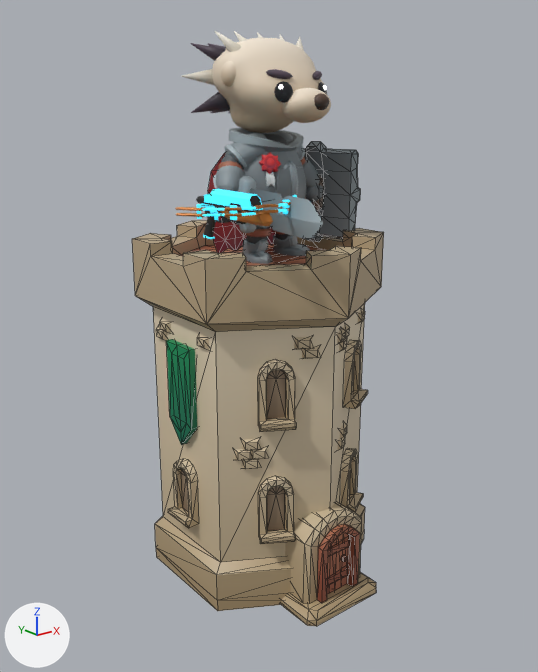
Before and after pictures for a commit that changed the glTF model public/models/tower_hedgehog_t1.glb.
One viewpoint serves both versions: a camera (50 mm lens) standing at (-1.58, -2.0, 1.68) and looking at (0.01, -0.01, 0.88). The lights are fixed; the arrows at lower left show +X, +Y and +Z. The picture after the commit comes second. Mesh edges are drawn as thin lines on the coarser meshes. Where no turn or scale is listed for an object, it has been applied to the vertices.

The first picture shows '1H_Sword', 'Crossbow_2', 'HhHead', 'HhMuzzle', 'Knight_ArmLeft', 'Knight_ArmRight', 'Knight_Body', 'Knight_Cape', 'Knight_LegRight', 'Spike_Shield', 'building_tower_base_green' and 13 more.
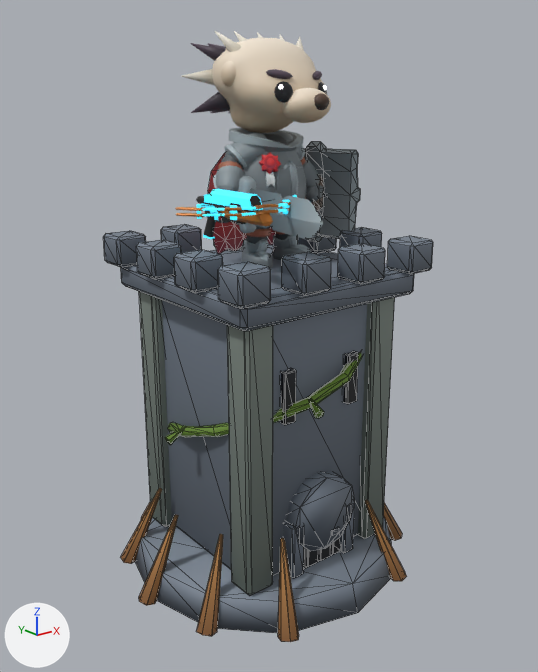
The newer file is also turned or shifted as a whole; pictures and numbers use the older file's frame.

Pixel boxes [x1, y1, x2, y2] of what changed, in the pictures (538 x 672 px):
'CustomTowerBase_hedgehog_t1', added
    after: [103, 224, 433, 642]
'building_tower_base_green', deleted (brown)
    before: [132, 220, 384, 626]

The edits, one by one:
Picture 'custom_towers_emissive' (img_custom_towers_emissive) is new.
Picture 'custom_towers_diffuse' (img_custom_towers_diffuse) is new.
Material 'CustomTowerAtlasMat' (mat_customtoweratlasmat) is new.
Uses the picture img_custom_towers_diffuse.
Uses the picture img_custom_towers_emissive.
Mesh me_hedgehog_t1_m0 is new.
It has 1018 vertices, 1844 faces and spans x -0.558..0.558, y -0.51..0.558, z 0.0..1.225.
It uses material mat_customtoweratlasmat.
Object 'building_tower_base_green' (ob_building_tower_base_green) is deleted.
Object 'CustomTowerBase_hedgehog_t1' (ob_customtowerbase_hedgehog_t1) is new; it shows me_hedgehog_t1_m0.
Its location is (0.0, 0.0, 0.015).
